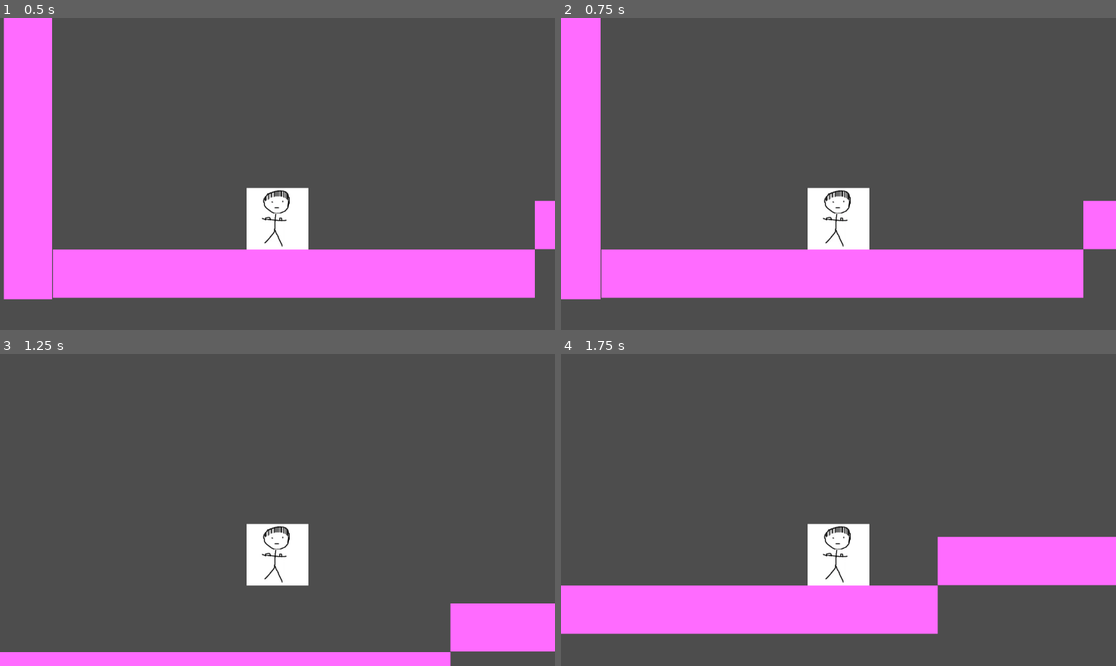
Above: before the commit, frames 1-4 (two rows, left to right).
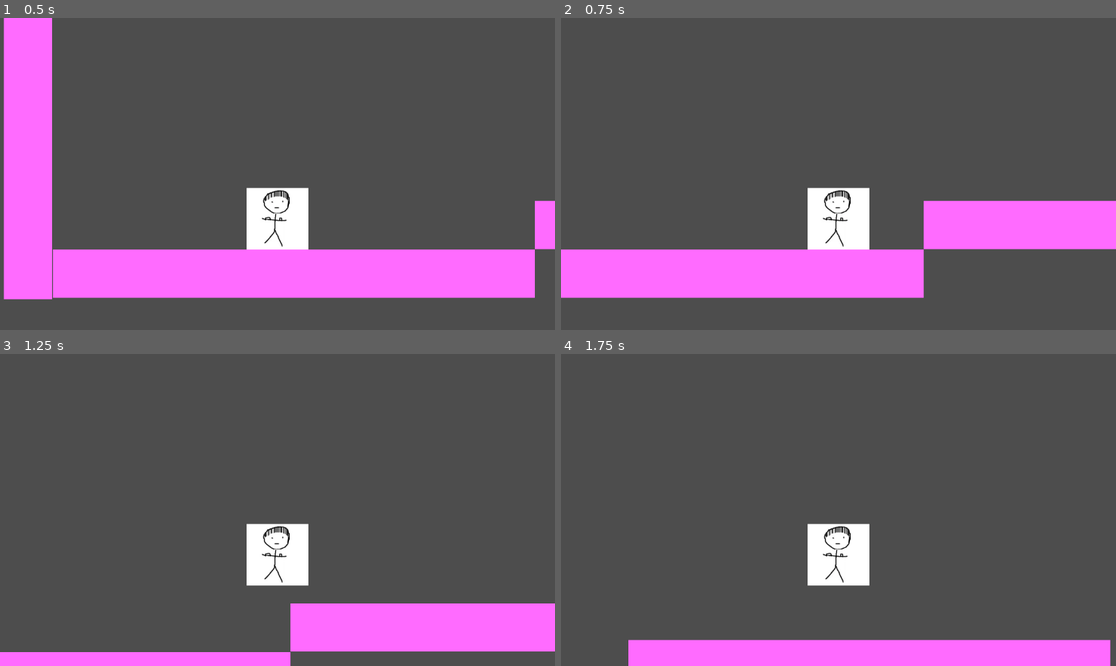
Above: after the commit, the same moments.

Repository: 21jadennguyen/petrified
Game: Godot game, scene res://scenes/world.tscn
The game is run twice, just before and just after one commit, with the same random seed, the same clock (stepped at 60 frames per second) and the same inputs.
Inputs:
- Up to frame 1 (0.5 s): no input
- Up to frame 2 (0.75 s): tap Enter at 0.5 s; hold D (move_right) from 0.53 s (still down); tap Shift (dash) at 0.6 s
- Up to frame 3 (1.25 s): keep holding D (move_right); tap Space (jump) at 0.77 s
- Up to frame 4 (1.75 s): keep holding D (move_right); tap Ctrl (crouch) at 1.35 s; tap Space (jump) at 1.52 s; tap Shift (dash) at 1.55 s

Frame 1 is identical in both runs. In frame 2, 14% of the frame differs, in the area x 0-95%, y 0-91%; in frame 3, 5.7%; in frame 4, 23%, in the area x 0-100%, y 58-100%.

Commit message:
fix dash

Diff:
--- a/scenes/player.tscn
+++ b/scenes/player.tscn
@@ -1,7 +1,6 @@
 [gd_scene load_steps=6 format=3 uid="uid://3qv7fr0u6vjy"]
 
 [ext_resource type="Script" path="res://scripts/player.gd" id="1_is4sc"]
-
 [ext_resource type="Texture2D" uid="uid://caiyi3107s70l" path="res://assets/hi.png" id="2_3hwps"]
 [ext_resource type="PackedScene" uid="uid://crxob3h4quq84" path="res://scenes/dash.tscn" id="3_jhpu8"]
 
@@ -15,7 +14,6 @@
 script = ExtResource("1_is4sc")
 
 [node name="Sprite2D" type="Sprite2D" parent="."]
-
 position = Vector2(1.90735e-06, -65)
 texture = ExtResource("2_3hwps")
 
--- a/scenes/world.tscn
+++ b/scenes/world.tscn
@@ -1,7 +1,6 @@
-[gd_scene load_steps=5 format=3 uid="uid://bvnd22f0j86sh"]
+[gd_scene load_steps=4 format=3 uid="uid://bvnd22f0j86sh"]
 
 [ext_resource type="PackedScene" uid="uid://3qv7fr0u6vjy" path="res://scenes/player.tscn" id="1_anfof"]
-[ext_resource type="Texture2D" uid="uid://0h6t7v6ds5nc" path="res://assets/Background.png" id="2_6v1da"]
 
 [sub_resource type="QuadMesh" id="QuadMesh_n23f1"]
 size = Vector2(1000, 100)
--- a/scripts/player.gd
+++ b/scripts/player.gd
@@ -28,12 +28,6 @@
 	if is_on_floor():
 		dashused = false
 
-	# dash
-	if Input.is_action_just_pressed("dash") and !dashused:
-		dashused = true
-		dash.start_dash(dashlength)
-	var speed = dashspeed if dash.is_dashing() else speed
-
 	# jump
 	if Input.is_action_just_pressed("jump"):
 		if is_on_floor():
@@ -46,14 +40,23 @@
 				velocity.y = -jump_force
 				velocity.x = -500
 
+	# dash
+	if Input.is_action_just_pressed("dash") and !dashused:
+		dashused = true
+		dash.start_dash(dashlength)
+	var speed = dashspeed if dash.is_dashing() else speed
 
 	# move left and right
 	if Input.is_action_pressed("move_right"):
-		print(velocity.x)
-		velocity.x = min(velocity.x + acc, speed)
+		if dash.is_dashing():
+			velocity.x = speed
+		else:
+			velocity.x = min(velocity.x + acc, speed)
 	elif Input.is_action_pressed("move_left"):
-		print(velocity.x)
-		velocity.x = max(velocity.x - acc, -speed)
+		if dash.is_dashing():
+			velocity.x = -speed
+		else:
+			velocity.x = max(velocity.x - acc, -speed)
 	else:
 		velocity.x = lerp(velocity.x, 0.0, 0.05)
 
@@ -77,7 +80,9 @@
 		$Sprite2D.position.x = 0
 		$Sprite2D.position.y = -65
 		$Sprite2D.scale.y = 1
-		speed = 300
+		if !dash.is_dashing():
+			speed = 300
 		jump_force = 700
 
+
 	move_and_slide()
